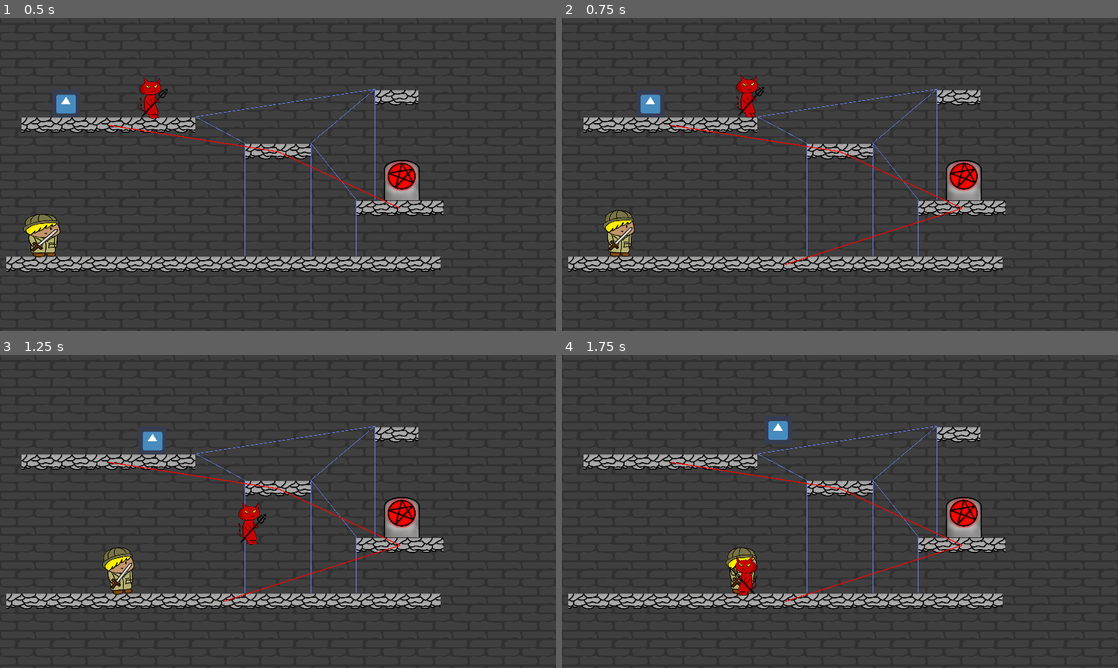
Above: before the commit, frames 1-4 (two rows, left to right).
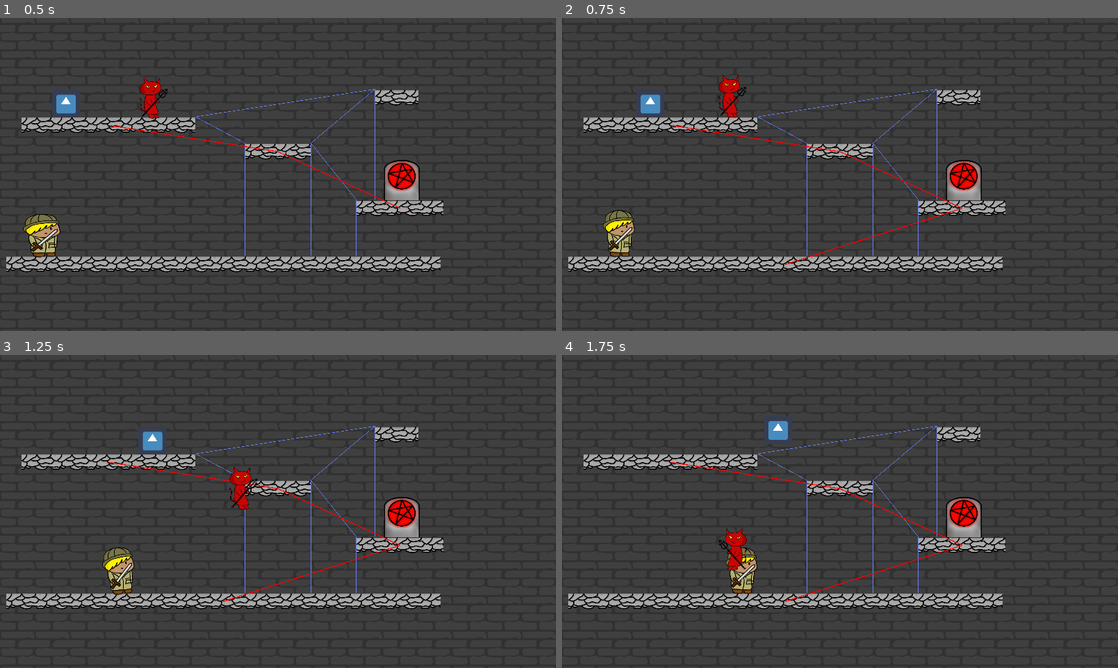
Above: after the commit, the same moments.

Repository: CiaranWoodward/LD48
Game: Godot game, scene res://Levels/TestLevel.tscn
Two runs of this game, one before a commit and one after it. Both use one fixed random seed, a clock stepped at 60 frames per second and the inputs below. The engine's default icon, where the game draws it, is replaced by a stand-in: a white triangle on a blue panel in a dark square.
Inputs (mouse positions are in pixels of both pictures, inside the frame that each line leads up to):
- Up to frame 1 (0.5 s): no input
- Up to frame 2 (0.75 s): move the mouse to (962, 158) at 0.52 s; hold D (player_right) from 0.53 s (still down); hold Right mouse button (player_grapple) from 0.53 s (still down)
- Up to frame 3 (1.25 s): keep holding D (player_right); keep holding Right mouse button (player_grapple); tap W (player_jump) at 0.77, 0.8, 1.07 s
- Up to frame 4 (1.75 s): move the mouse to (728, 527) at 1.27 s; release D (player_right) at 1.28 s; release Right mouse button (player_grapple) at 1.28 s; hold Left (player_left) from 1.28 s (still down); tap W (player_jump) at 1.35, 1.52 s; right-click (728, 527) at 1.55 s

Frame 1 is identical in both runs. In frame 2, 0.7% of the frame differs, in the area x 28-37%, y 18-32%; in frame 3, 0.7%, in the area x 41-48%, y 35-61%; in frame 4, 0.7%.

Commit message:
Add grapple interactions

Diff:
--- a/Demon/Demon.gd
+++ b/Demon/Demon.gd
@@ -8,6 +8,10 @@
 export var gravity_time = 0.4
 export var jump_time = 0.5
 export var tiny_jump_time = 0.1
+export var grapple_length = 1400
+export var grapple_accel_time = 0.3
+export var max_grapplespeed = 600
+export var grapple_stick_in_dist = 20.0
 
 # current state
 var _direction = 0
@@ -19,6 +23,7 @@
 var _fallspeed = 1
 var cur_maxspeed = max_speed
 var _state = state.IDLE
+var _grapplePoint = Vector2.INF
 
 # tween vars
 var speed_proportion = 0
@@ -26,6 +31,8 @@
 enum state {IDLE, FALLING, WALKING, ATTACK, GRAPPLE}
 
 onready var stateMachine : AnimationNodeStateMachinePlayback = $AnimationTree["parameters/StateMachine/playback"]
+onready var myHand = $Flipper/Demon/Hand
+onready var myTrident = $Flipper/Demon/Hand/Trident
 
 # Called when the node enters the scene tree for the first time.
 func _ready():
@@ -36,6 +43,7 @@
 func _input(event: InputEvent) -> void:
 	#jump
 	if event.is_action_pressed("player_jump") && !_jumping:
+		_end_grapple()
 		stateMachine.travel("JumpStart")
 		_jumping = true
 	if event.is_action_released("player_jump") && _jumping:
@@ -46,9 +54,52 @@
 			stateMachine.travel("FlyingAttack")
 		else:
 			stateMachine.travel("Attack")
+	# Grapple
+	if event.is_action_pressed("player_grapple"):
+		var space_state = get_world_2d().direct_space_state
+		var gmp = get_global_mouse_position()
+		var ghp = myHand.global_position
+		var dir = ghp.direction_to(gmp)
+		var vec = dir * grapple_length
+		var res = space_state.intersect_ray(ghp, ghp + vec, [self], 1 + 4)
+		if res.empty():
+			pass #TODO: Failed animation
+		else:
+			_grapplePoint = res["position"] + dir * grapple_stick_in_dist
+			_start_grapple()
+
+	if event.is_action_released("player_grapple"):
+		_end_grapple()
+
+func _start_grapple():
+	_on_floor = false
+	$GravityTween.remove_all()
+	$SpeedTween.remove_all()
+	$SpeedTween.interpolate_property(self, "speed_proportion", null, 1, grapple_accel_time, Tween.TRANS_EXPO, Tween.EASE_OUT)
+	$SpeedTween.start()
+	stateMachine.travel("Grapple")
+
+func _end_grapple():
+	if !IsGrappling():
+		return
+	var dir = myHand.global_position.direction_to(_grapplePoint)
+	_fallspeed = dir.y * speed_proportion * max_grapplespeed
+	speed_proportion = abs(dir.x)
+	if dir.x > 0:
+		_direction = 1
+	else:
+		_direction = -1
+	_grapplePoint = Vector2.INF
+	_leavefloor()
+
+func IsGrappling() -> bool:
+	return (_grapplePoint != Vector2.INF)
 
 # Continuous actions
 func _handle_continuous_input() -> void:
+	_handle_player_movement()
+
+func _handle_player_movement() -> void:
 	var left = Input.is_action_pressed("player_left")
 	var right = Input.is_action_pressed("player_right")
 	var oldDir = _direction
@@ -77,7 +128,10 @@
 		$Flipper.scale.x = -abs($Flipper.scale.x)
 
 	if oldDir && !_direction:
-		_stopmove()
+		if _on_floor:
+			_stopmove()
+		else:
+			_direction = oldDir # keep floating in air
 	elif !oldDir && _direction:
 		_startmove()
 
@@ -158,9 +212,18 @@
 		cur_maxspeed = max_airspeed
 
 func _handle_playermove(delta: float) -> void:
-	var kc = move_and_collide(Vector2(_direction, 0) * delta * cur_maxspeed)
+	var kc = move_and_collide(Vector2(_direction, 0) * delta * speed_proportion * cur_maxspeed)
+
+func _handle_playergrapplemove(delta: float) -> void:
+	var dir = myHand.global_position.direction_to(_grapplePoint)
+	var kc = move_and_collide(dir * delta * speed_proportion * max_grapplespeed)
+	if is_instance_valid(kc):
+		_end_grapple()
 
 func _physics_process(delta: float) -> void:
-	_handle_continuous_input()
-	_handle_falling(delta)
-	_handle_playermove(delta)
+	if IsGrappling():
+		_handle_playergrapplemove(delta)
+	else:
+		_handle_continuous_input()
+		_handle_falling(delta)
+		_handle_playermove(delta)
--- a/Demon/Demon.tscn
+++ b/Demon/Demon.tscn
@@ -27,14 +27,14 @@
 "name": "Idle",
 "speed": 5.0
 }, {
+"frames": [ ExtResource( 1 ), ExtResource( 2 ), ExtResource( 3 ), ExtResource( 4 ), ExtResource( 5 ), ExtResource( 6 ), ExtResource( 7 ), ExtResource( 10 ) ],
+"loop": true,
+"name": "Walking",
+"speed": 5.0
+}, {
 "frames": [ ExtResource( 11 ), ExtResource( 13 ) ],
 "loop": true,
 "name": "Grapple",
-"speed": 5.0
-}, {
-"frames": [ ExtResource( 1 ), ExtResource( 2 ), ExtResource( 3 ), ExtResource( 4 ), ExtResource( 5 ), ExtResource( 6 ), ExtResource( 7 ), ExtResource( 10 ) ],
-"loop": true,
-"name": "Walking",
 "speed": 5.0
 }, {
 "frames": [ ExtResource( 18 ), ExtResource( 16 ), ExtResource( 17 ) ],
@@ -652,14 +652,16 @@
 
 [node name="Demon" type="AnimatedSprite" parent="Flipper"]
 position = Vector2( 7.76523, 111.127 )
-scale = Vector2( 0.5, 0.499999 )
+scale = Vector2( 0.5, 0.498648 )
 frames = SubResource( 1 )
 animation = "Idle"
+frame = 1
 offset = Vector2( -20.8795, -237.75 )
 
 [node name="Eyes" type="AnimatedSprite" parent="Flipper/Demon"]
 position = Vector2( -26.6968, -237.602 )
 frames = SubResource( 2 )
+frame = 1
 
 [node name="Hand" type="Position2D" parent="Flipper/Demon"]
 position = Vector2( -9.84994, -197.861 )
